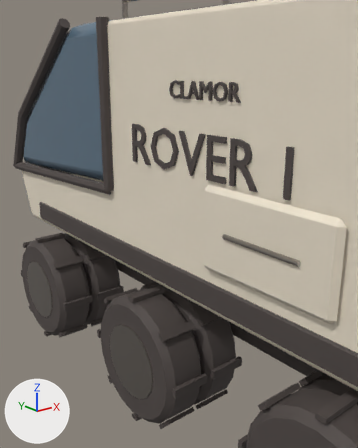
One commit to the glTF model models/vehicle_rover.glb: the scene before it, then after it.
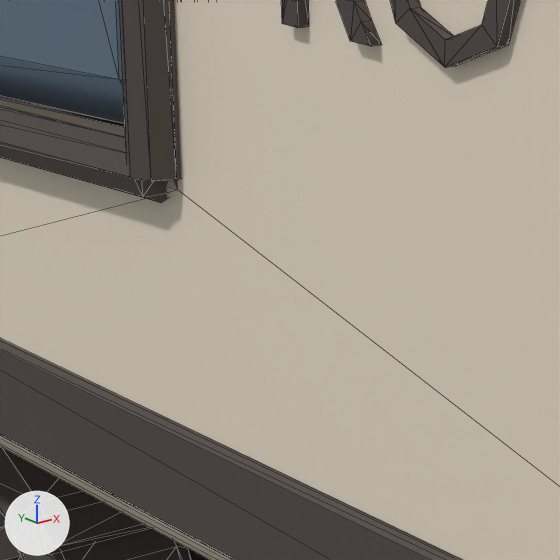
Each version is shown from a 50 mm camera at (-2.968, -2.629, 2.478) aimed at (-0.89, -0.031, 1.439), then close up on the part from 22% to 52% of the width and 35% to 58% of the height. The lights are fixed; the arrows at lower left show +X, +Y and +Z. The first two pictures are the older version. The close-ups show mesh edges as thin lines. Where no turn or scale is listed for an object, it has been applied to the vertices.

The older version as bpy lines, for what is in view:
```python
me_cube_002 = bpy.data.meshes.new('Cube.002')
me_cube_002.from_pydata(...)  # 24 vertices, 44 faces; spans x -0.01..0.01, y -1.75..1.75, z -0.08..0.08
me_cube_002.materials.append(mat_trim)  # dark grey #4f4744
me_cylinder_002 = bpy.data.meshes.new('Cylinder.002')
me_cylinder_002.from_pydata(...)  # 16 vertices, 28 faces; spans x -0.04..0.04, y -0.88..0.88, z -0.08..0.08
me_cylinder_002.materials.append(mat_trim)  # dark grey #4f4744
me_window = bpy.data.meshes.new('window')
me_window.from_pydata(...)  # 124 vertices, 240 faces; spans x -1.16..1.16, y 0.45..2.18, z 1.57..2.8
me_window.materials.append(mat_glass)  # blue #5b7182
ob_belt_1 = bpy.data.objects.new('belt-1', me_cube_002)
ob_belt_1.location = (-1.152, -0.013, 1.2)
ob_sill_1 = bpy.data.objects.new('sill-1', me_cylinder_002)
ob_sill_1.location = (-1.16, 1.32, 1.6)
ob_window = bpy.data.objects.new('window', me_window)
ob_window.location = (0.0, -0.013, 0.0)
# also in view: 'wheel_1' at (-1.0, 1.537, 0.495); 'body' at (0.0, -0.034, 1.7); 'pillar_c-1' at (-1.16, 0.437, 2.22); 'name-1' at (-1.158, -0.541, 2.015)
```
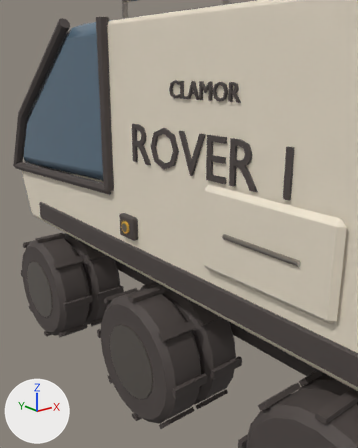
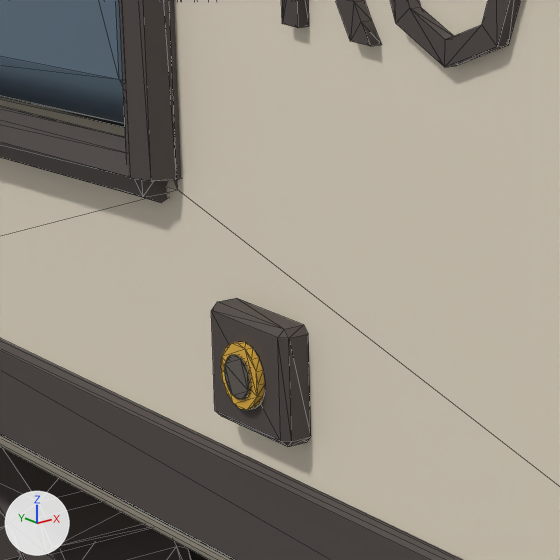
Boxes (x1, y1, x2, y2) around the edits, measured in the close-ups (560 x 560 px):
'charge_socket', added: after (211, 298, 311, 447)
    faces in mat_trim (dark grey #4f4744): (211, 298, 311, 447)
    faces in mat_hazard (orange #e7b440): (221, 342, 265, 410)
    faces in mat_metal (grey #9c948c): (224, 354, 252, 399)

The change in detail:
Mesh me_charge_socket is new.
It has 88 vertices, 164 faces and spans x -0.039..0.025, y -0.09..0.09, z -0.08..0.08.
Faces by material slot: [44, 60, 60].
It uses material mat_trim (dark grey #4f4744).
It uses material mat_hazard (orange #e7b440).
It uses material mat_metal (grey #9c948c).
Object 'charge_socket' (ob_charge_socket) is new; it shows me_charge_socket.
Its location is (-1.165, 0.187, 1.42).
